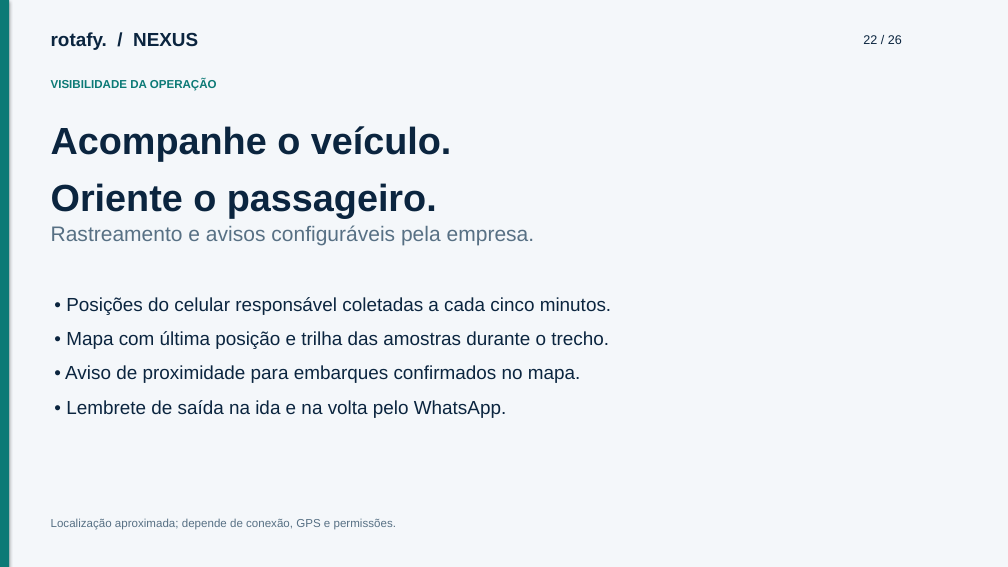
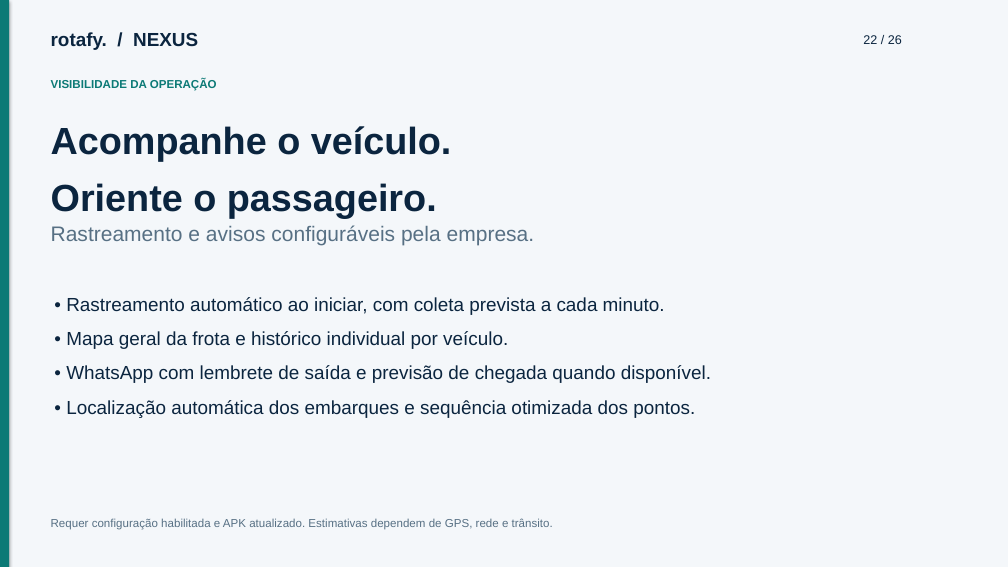
Before and after one commit to cfartes/rotafy, a slide deck: slide 22 of backend/private/documentacao/apresentacao.pptx. Drawn at 1008x567 pixels with LibreOffice and Linux fonts; fonts in the diff are those of the drawing. Boxes give left, top, right and bottom in pixels: in the first picture for what was removed or moved away, otherwise in the second. Text is boxed around its words. In the diff, an @@ line names an element or a change of style, - is before the commit and + after.

```diff
--- a/backend/private/documentacao/apresentacao.pptx
+++ b/backend/private/documentacao/apresentacao.pptx
@@ text at (66,297,711,418): text changed @@
-• Posições do celular responsável coletadas a cada cinco minutos.
-• Mapa com última posição e trilha das amostras durante o trecho.
-• Aviso de proximidade para embarques confirmados no mapa.
-• Lembrete de saída na ida e na volta pelo WhatsApp.
+• Rastreamento automático ao iniciar, com coleta prevista a cada minuto.
+• Mapa geral da frota e histórico individual por veículo.
+• WhatsApp com lembrete de saída e previsão de chegada quando disponível.
+• Localização automática dos embarques e sequência otimizada dos pontos.
@@ text at (51,518,553,530): text changed @@
-Localização aproximada; depende de conexão, GPS e permissões.
+Requer configuração habilitada e APK atualizado. Estimativas dependem de GPS, rede e trânsito.
```
Also in this commit, not shown: 53 other files.
